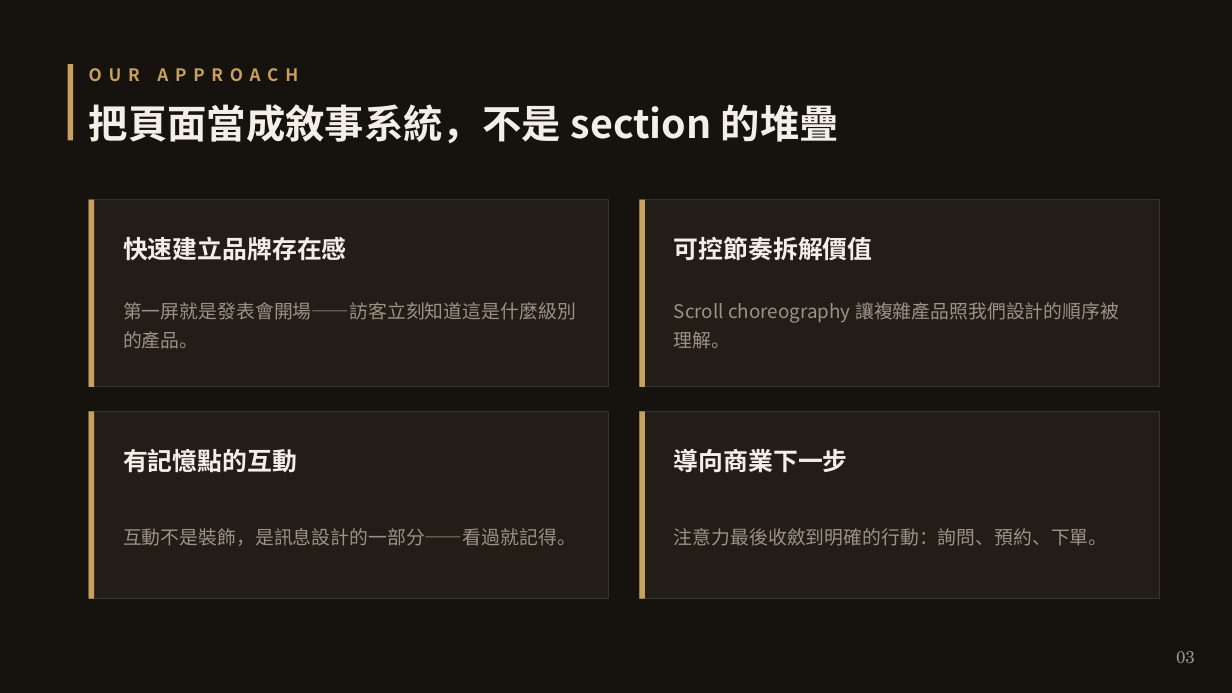
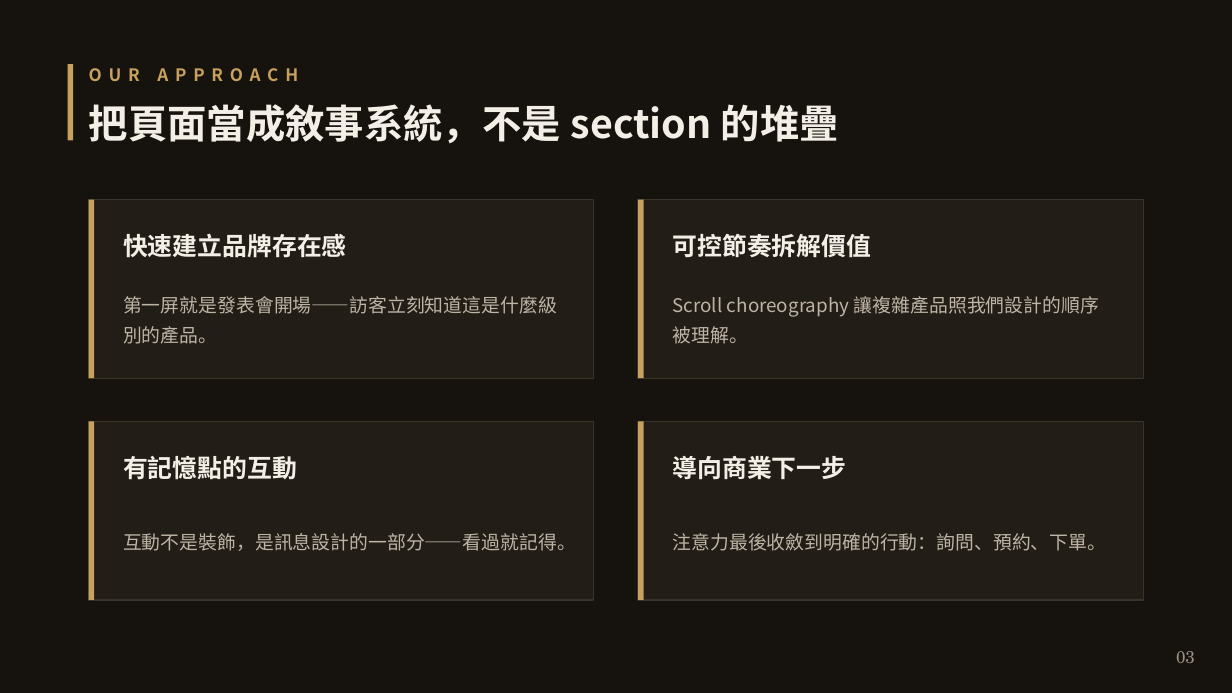
Before and after one commit to HarryFan/claude-mobile, a slide deck: slide 3 of brag-output/sales-kit/sales-kit-deck.pptx. Drawn at 1232x693 pixels with LibreOffice and Linux fonts; fonts in the diff are those of the drawing. Boxes give left, top, right and bottom in pixels: in the first picture for what was removed or moved away, otherwise in the second. Text is boxed around its words. In the diff, an @@ line names an element or a change of style, - is before the commit and + after.

```diff
--- a/brag-output/sales-kit/sales-kit-deck.pptx
+++ b/brag-output/sales-kit/sales-kit-deck.pptx
@@ rectangle: place and size @@
-rectangle at (89,200,94,387)
+rectangle at (89,200,94,378)
@@ rectangle: place and size @@
-rectangle at (89,200,609,387)
+rectangle at (89,200,594,378)
@@ rectangle: place and size @@
-rectangle at (639,200,644,387)
+rectangle at (638,200,643,378)
@@ rectangle: place and size @@
-rectangle at (639,200,1159,387)
+rectangle at (638,200,1143,378)
@@ text colour #9C9285 to #BDB4A6 in 4 elements at (123,533,576,551), (673,533,1107,551), (123,296,557,344), (673,296,1099,344) @@
@@ rectangle: place and size @@
-rectangle at (89,411,94,599)
+rectangle at (89,421,94,600)
@@ rectangle: place and size @@
-rectangle at (89,411,609,599)
+rectangle at (89,421,594,600)
@@ text "有記憶點的互動": place and size @@
-text "有記憶點的互動" at (123,449,297,473)
+text "有記憶點的互動" at (123,456,297,480)
@@ rectangle: place and size @@
-rectangle at (639,411,644,599)
+rectangle at (638,421,643,600)
@@ rectangle: place and size @@
-rectangle at (639,411,1159,599)
+rectangle at (638,421,1143,600)
@@ text "導向商業下一步": place and size @@
-text "導向商業下一步" at (674,449,848,473)
+text "導向商業下一步" at (673,456,847,480)
```
Also in this commit, not shown: 9 other slides changed.
